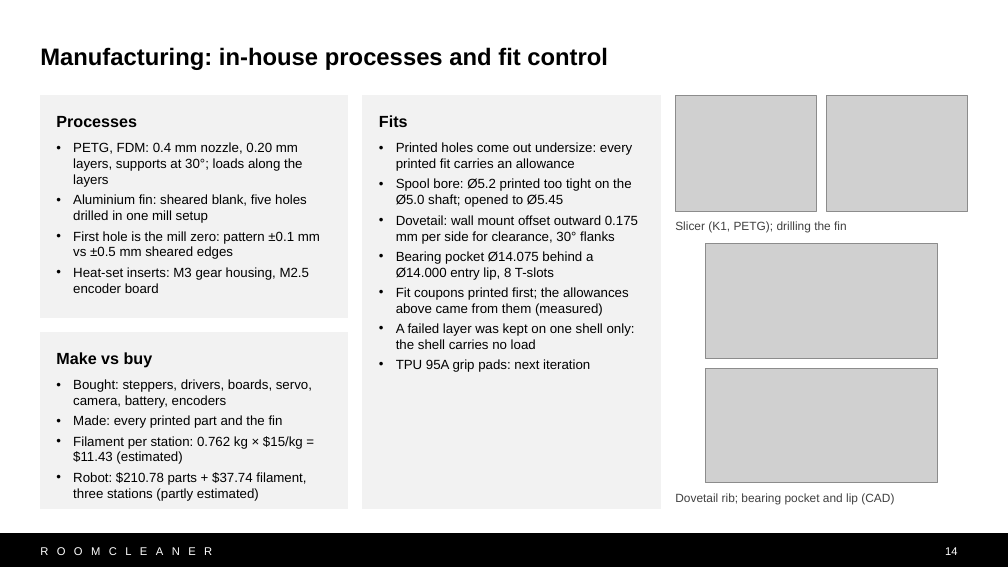
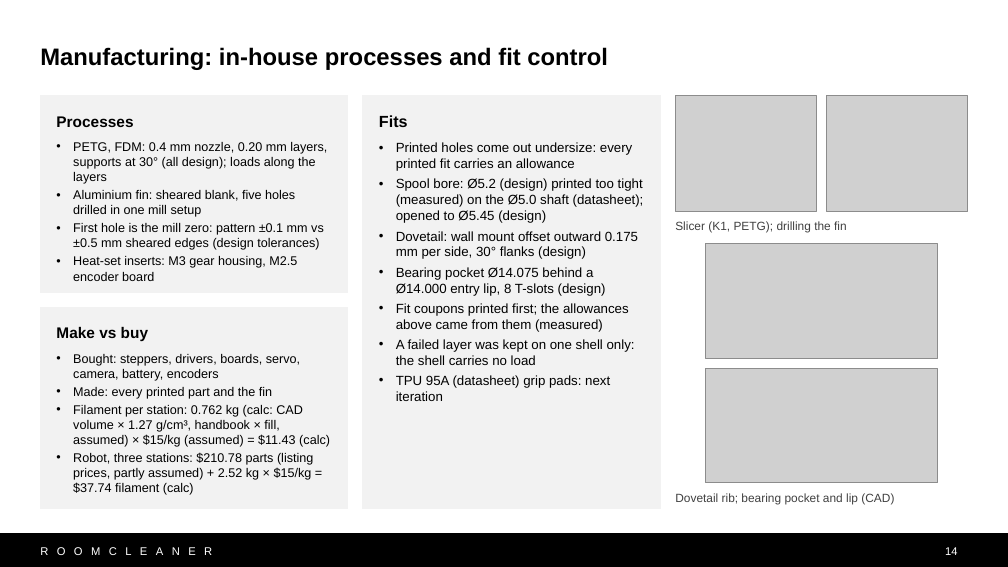
Before and after one commit to Jaspario1199/RoomCleaner, a slide deck: slide 14 of docs/presentation/deck_v10/RoomCleaner_Buntinx_v10.pptx. Drawn at 1008x567 pixels with LibreOffice and Linux fonts; fonts in the diff are those of the drawing; grey boxes stand for pictures. Boxes give left, top, right and bottom in pixels: in the first picture for what was removed or moved away, otherwise in the second. Text is boxed around its words. In the diff, an @@ line names an element or a change of style, - is before the commit and + after.

```diff
--- a/docs/presentation/deck_v10/RoomCleaner_Buntinx_v10.pptx
+++ b/docs/presentation/deck_v10/RoomCleaner_Buntinx_v10.pptx
@@ rectangle "Processes": place and size @@
-rectangle "Processes" at [40, 96, 348, 318]
+rectangle "Processes" at [40, 96, 348, 292]
@@ text in rectangle at [56, 116, 297, 281]: size 11.5 to 11 pt in "Processes"; size 9.5 to 9 pt in "Aluminium fin: sheared blank, five holes drilled ...", "Heat-set inserts: M3 gear housing, M2.5 encoder ..."; less space between paragraphs @@
@@ text in rectangle at [73, 142, 327, 184]: text changed; size 9.5 to 9 pt @@
-• PETG, FDM: 0.4 mm nozzle, 0.20 mm layers, supports at 30°; loads along the layers
+• PETG, FDM: 0.4 mm nozzle, 0.20 mm layers, supports at 30° (all design); loads along the layers
@@ text in rectangle at [396, 178, 644, 296]: text changed @@
-• Spool bore: Ø5.2 printed too tight on the Ø5.0 shaft; opened to Ø5.45
-• Dovetail: wall mount offset outward 0.175 mm per side for clearance, 30° flanks
-• Bearing pocket Ø14.075 behind a Ø14.000 entry lip, 8 T-slots
+• Spool bore: Ø5.2 (design) printed too tight (measured) on the Ø5.0 shaft (datasheet); opened to Ø5.45 (design)
+• Dovetail: wall mount offset outward 0.175 mm per side, 30° flanks (design)
+• Bearing pocket Ø14.075 behind a Ø14.000 entry lip, 8 T-slots (design)
@@ text in rectangle at [73, 223, 324, 250]: text changed; size 9.5 to 9 pt @@
-• First hole is the mill zero: pattern ±0.1 mm vs ±0.5 mm sheared edges
+• First hole is the mill zero: pattern ±0.1 mm vs ±0.5 mm sheared edges (design tolerances)
@@ rectangle "Make vs buy": place and size @@
-rectangle "Make vs buy" at [40, 333, 348, 509]
+rectangle "Make vs buy" at [40, 307, 348, 509]
@@ text in rectangle at [56, 327, 300, 399]: size 11.5 to 11 pt in "Make vs buy"; size 9.5 to 9 pt in "Bought: steppers, drivers, boards, servo, camera, battery, ...", "Made: every printed part and the fin"; less space between paragraphs @@
@@ text in rectangle at [396, 375, 610, 401]: text changed @@
-• TPU 95A grip pads: next iteration
+• TPU 95A (datasheet) grip pads: next iteration
@@ text in rectangle at [73, 405, 330, 495]: text changed; size 9.5 to 9 pt @@
-• Filament per station: 0.762 kg × $15/kg = $11.43 (estimated)
-• Robot: $210.78 parts + $37.74 filament, three stations (partly estimated)
+• Filament per station: 0.762 kg (calc: CAD volume × 1.27 g/cm³, handbook × fill, assumed) × $15/kg (assumed) = $11.43 (calc)
+• Robot, three stations: $210.78 parts (listing prices, partly assumed) + 2.52 kg × $15/kg = $37.74 filament (calc)
```
Also in this commit, not shown: 12 other slides changed, 14 other files.
